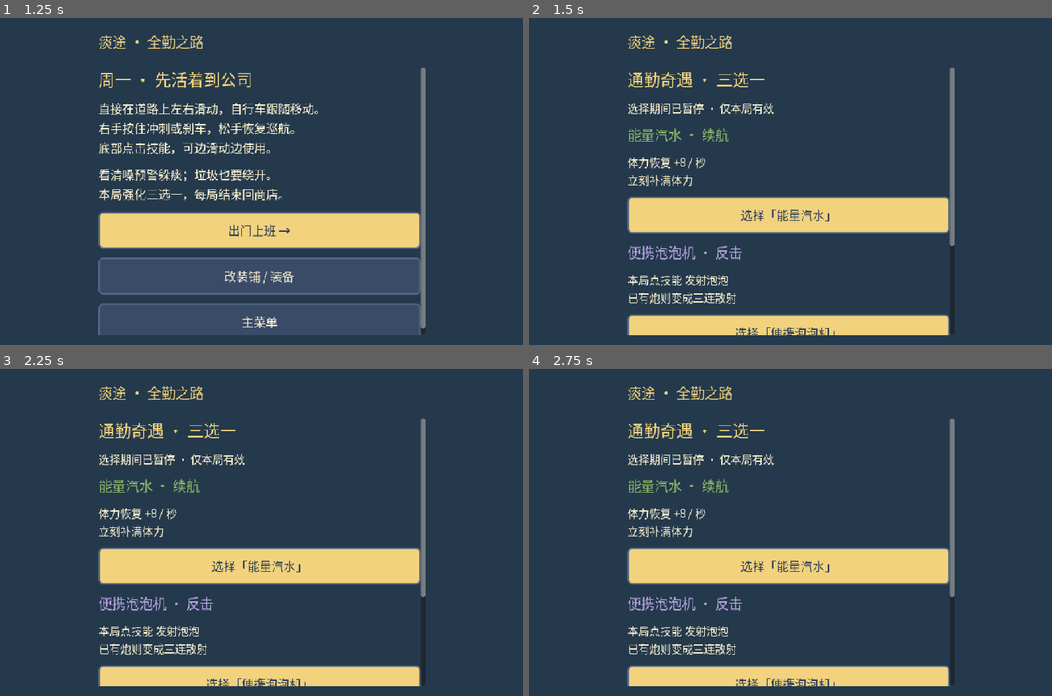
Above: before the commit, frames 1-4 (two rows, left to right).
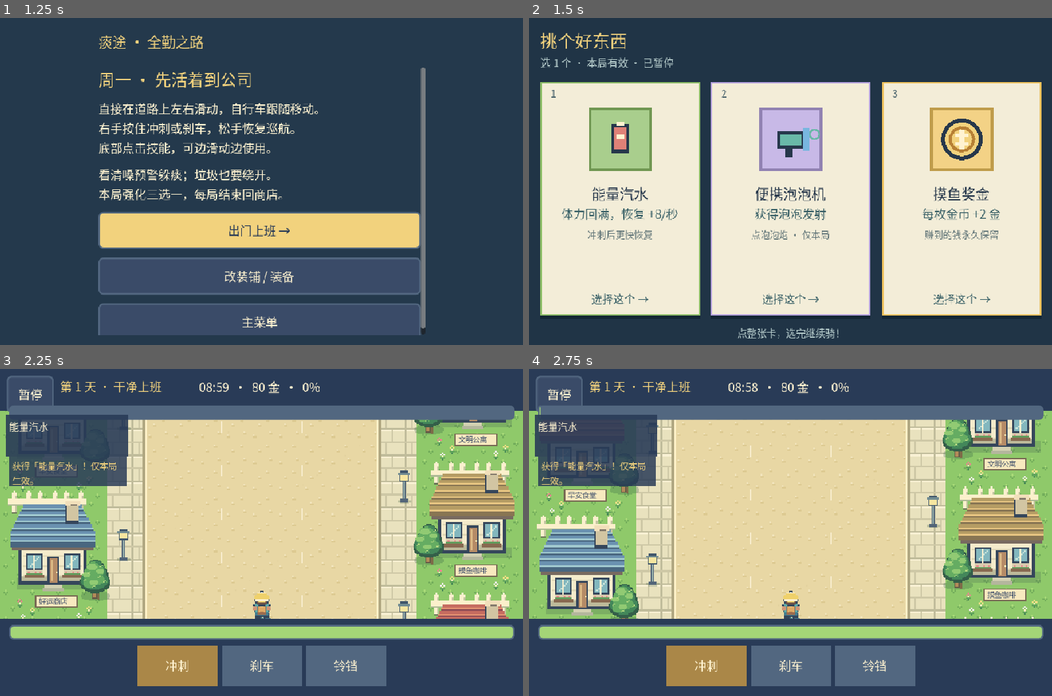
Above: after the commit, the same moments.

Repository: Venomn/tantu-pixel-commute
Game: Godot game, scene res://main.tscn
Same seed, same stepped clock (60 frames per second), same inputs: the game is played once before the commit and once after it.
Inputs (mouse positions are in pixels of both pictures, inside the frame that each line leads up to):
- Up to frame 1 (1.25 s): click "开始" at 0.5 s
- Up to frame 2 (1.5 s): click "出门上班 →" at 1.25 s
- Up to frame 3 (2.25 s): click (88, 548) at 2 s, where only the run after the commit has a clickable "1"
- Up to frame 4 (2.75 s): no input

Frame 1 is identical in both runs. In frame 2, 70% of the frame differs, in the area x 2-98%, y 4-98%; in frame 3, 73%; in frame 4, 73%, in the area x 0-100%, y 2-97%.
Error after the commit: Invalid assignment of property or key 'text' with value of type 'String' on a base object of type 'previously freed'. (res://scripts/mobile_ui.gd:182)

Commit message:
Replace text-heavy perk selection with graphic reward cards

Diff:
--- a/scripts/game.gd
+++ b/scripts/game.gd
@@ -100,6 +100,7 @@
 var safe_top := 0.0
 var safe_bottom := 0.0
 var mobile_view
+var reward_view
 var garage_view
 var layout_size := Vector2i.ZERO
 var web_pause_callback: JavaScriptObject
@@ -144,6 +145,8 @@
 	garage_view=preload("res://scripts/garage_ui.gd").new()
 	add_child(garage_view)
 	garage_view.setup(self)
+	reward_view=preload("res://scripts/reward_ui.gd").new()
+	add_child(reward_view);reward_view.setup(self)
 	get_window().size_changed.connect(func(): call_deferred("update_layout"))
 	update_layout()
 	build_ui()
@@ -262,10 +265,11 @@
 func build_ui() -> void:
 	clear_ui()
 	if garage_view:garage_view.build()
+	if reward_view:reward_view.build()
 	if mobile_view:
 		position_world()
 		mobile_view.build()
-		if mobile or state=="shop": return
+		if mobile or state in ["shop","upgrade"]: return
 	match state:
 		"menu":
 			button("开始", Rect2(56,328,286,52), request_new_game, true)
@@ -300,10 +304,6 @@
 			button("音效：" + ("关" if muted else "开"), Rect2(330,355,145,44), toggle_sound)
 			button("音乐：" + ("开" if music_on else "关"), Rect2(485,355,145,44), toggle_music)
 			button("结束本局 · 回改装铺", Rect2(330,417,300,44), abandon_run)
-		"upgrade":
-			for i in perk_choices.size():
-				var choice := i
-				button("选择  [%d]" % (i+1),Rect2(123+i*244,420,214,46),func(): choose_perk(choice),true)
 
 func toggle_sound() -> void:
 	muted = not muted
@@ -811,7 +811,7 @@
 	draw_rect(Rect2(box.position+Vector2(4,4),box.size-Vector2(8,8)),Color("a2b1bb") if color==CREAM else color.lightened(.2),false,2)
 
 func _draw() -> void:
-	if not font or state=="shop": return
+	if not font or state in ["shop","upgrade"]: return
 	if mobile:
 		if state=="play":draw_world()
 		return
@@ -838,7 +838,6 @@
 			panel(Rect2(265,148,430,345))
 			centered("路边歇一会儿",208,33)
 			centered("时间和危险都暂停了。",252,17)
-		"upgrade": draw_upgrade()
 
 func draw_menu() -> void:
 	rect(0,0,960,600,INK)
@@ -1318,81 +1317,3 @@
 		txt(name+suffix,40,305+row*37,13,CREAM)
 		row+=1
 	txt("结束后清空",29,452,12,Color("a7beb6"))
-
-func draw_upgrade() -> void:
-	panel(Rect2(78,60,804,475),Color("fff3d1"))
-	centered("通勤奇遇",111,34)
-	centered("%s · 三选一" % ("出门的好运气" if perk_stage==1 else "路上的小惊喜"),149,19,TEAL)
-	centered("本局有效 · 选择时已暂停 · 数字 1 / 2 / 3 或点击",179,14,TEAL)
-	for i in perk_choices.size():
-		var id: int = perk_choices[i]
-		var perk: Dictionary = Perks.ITEMS[id]
-		var x := 115+i*244
-		panel(Rect2(x,202,230,276),Color("e8dfc4"))
-		rect(x+6,208,218,32,Color(perk.color))
-		txt(perk.tag+" / 本局强化",x+16,231,14,INK)
-		draw_item_icon(perk.icon,Vector2(x+115,281),1.6)
-		txt(perk.name,x+20,335,25,INK)
-		txt(perk.desc[0],x+20,370,16,INK)
-		txt(perk.desc[1],x+20,396,14,TEAL)
-	centered("局内搭配打法，局外积累装备。每次出门都有新花样。",511,15,TEAL)
-
-func draw_item_icon(id: int, pos: Vector2, zoom := 1.0) -> void:
-	if id==0:
-		draw_coin(pos,zoom)
-		return
-	draw_set_transform(pos,0,Vector2.ONE*zoom)
-	match id:
-		1:
-			for i in 8:
-				var p := Vector2(cos(i*PI/4),sin(i*PI/4))*14
-				rect(p.x-3,p.y-3,6,6,TEAL)
-			draw_arc(Vector2.ZERO,10,0,TAU,12,INK,6)
-			rect(-3,-3,6,6,YELLOW)
-		2:
-			draw_line(Vector2(-16,-11),Vector2(10,-11),INK,6)
-			draw_line(Vector2(8,-11),Vector2(-7,13),TEAL,5)
-			draw_line(Vector2(-7,13),Vector2(-17,15),INK,5)
-			rect(-3,-13,6,6,YELLOW)
-		3:
-			draw_line(Vector2(4,17),Vector2(4,0),INK,4)
-			rect(-12,-16,27,20,INK);rect(-9,-13,21,14,Color("90cfdd"))
-			rect(-6,-11,10,3,CREAM)
-		4:
-			draw_colored_polygon(PackedVector2Array([Vector2(-15,-15),Vector2(15,-15),Vector2(13,7),Vector2(0,19),Vector2(-13,7)]),INK)
-			draw_colored_polygon(PackedVector2Array([Vector2(-11,-11),Vector2(11,-11),Vector2(9,5),Vector2(0,13),Vector2(-9,5)]),Color("78b6df"))
-			rect(-2,-7,4,16,CREAM);rect(-7,-1,14,4,CREAM)
-		5:
-			draw_line(Vector2.ZERO,Vector2(0,16),INK,4)
-			draw_colored_polygon(PackedVector2Array([Vector2(-19,0),Vector2(-12,-13),Vector2(0,-18),Vector2(12,-13),Vector2(19,0)]),RED)
-			draw_line(Vector2(0,-18),Vector2.ZERO,CREAM,3)
-		6:
-			rect(-14,-8,28,17,INK);rect(-11,-5,22,11,TEAL)
-			rect(-6,8,8,10,INK);rect(12,-11,7,23,Color("78b6df"))
-			draw_arc(Vector2(24,-5),5,0,TAU,10,TEAL,2)
-		7:
-			rect(-14,-14,8,27,RED);rect(6,-14,8,27,Color("78b6df"));rect(-14,9,28,8,INK)
-			rect(-14,-15,8,7,CREAM);rect(6,-15,8,7,CREAM)
-		8:
-			draw_line(Vector2(-15,15),Vector2(-6,-2),INK,8)
-			draw_line(Vector2(-6,-2),Vector2(9,-10),YELLOW,7)
-			draw_arc(Vector2(12,-12),9,0,PI*1.5,8,INK,4)
-			rect(-19,12,16,6,TEAL)
-		9:
-			rect(-9,-15,18,29,INK);rect(-6,-12,12,22,RED)
-			rect(-4,-18,8,4,CREAM);rect(-4,-5,8,5,CREAM)
-		10:
-			rect(-12,-7,24,21,CREAM);rect(-11,-23,7,20,CREAM);rect(5,-23,7,20,CREAM)
-			rect(-9,-20,3,12,RED);rect(7,-20,3,12,RED)
-			rect(-7,-2,4,5,INK);rect(4,-2,4,5,INK);rect(-2,5,5,4,RED)
-		11:
-			for i in 3:
-				rect(-19+i*4,-12+i*11,29-i*2,4,TEAL)
-				draw_arc(Vector2(10+i*2,-13+i*11),6,-PI/2,PI/2,8,TEAL,3)
-		12:
-			rect(-12,-16,24,32,INK);rect(-5,-20,10,5,INK);rect(-9,-13,18,26,GREEN)
-			draw_colored_polygon(PackedVector2Array([Vector2(1,-10),Vector2(-6,2),Vector2(0,2),Vector2(-2,12),Vector2(7,-2),Vector2(2,-2)]),CREAM)
-		13:
-			rect(-12,-13,15,27,TEAL);rect(-12,5,30,12,TEAL);rect(-12,14,31,4,INK)
-			rect(-7,-9,9,3,CREAM);rect(-7,-2,9,3,CREAM)
-	draw_set_transform(Vector2.ZERO)
--- a/scripts/mobile_ui.gd
+++ b/scripts/mobile_ui.gd
@@ -81,8 +81,8 @@
 	var old_scroll := scroll.scroll_vertical if is_instance_valid(scroll) and built_state==game.state else 0
 	clear_input();regions.clear();control_labels.clear();scroll=null
 	for child in root.get_children(): root.remove_child(child);child.queue_free()
-	root.visible=game.mobile and game.state!="shop"
-	if not game.mobile or game.state=="shop":return
+	root.visible=game.mobile and game.state not in ["shop","upgrade"]
+	if not game.mobile or game.state in ["shop","upgrade"]:return
 	width=game.get_window().content_scale_size.x;height=game.get_window().content_scale_size.y-game.safe_top-game.safe_bottom
 	root.position=Vector2(0,game.safe_top)
 	root.size=Vector2(width,height);built_state=game.state
@@ -112,15 +112,6 @@
 			action("出门上班 →",list,game.begin_run,true)
 			action("改装铺 / 装备",list,func():game.open_shop("brief"))
 			action("主菜单",list,func():game.change_state("menu"))
-		"upgrade":
-			text_row("通勤奇遇 · 三选一",list,30,Color("f2d27d"))
-			text_row("选择期间已暂停 · 仅本局有效",list,20)
-			for i in game.perk_choices.size():
-				var choice: int = i
-				var item: Dictionary=game.Perks.ITEMS[game.perk_choices[i]]
-				text_row(item.name+" · "+item.tag,list,25,Color(item.color))
-				text_row((item.desc[0]+"\n"+item.desc[1]).replace("按 F","点技能"),list,20)
-				action("选择「"+item.name+"」",list,func():game.choose_perk(choice),true)
 		"pause":
 			text_row("路边歇一会儿",list,32,Color("f2d27d"))
 			text_row("时间和危险都暂停了。",list)
--- a/scripts/perks.gd
+++ b/scripts/perks.gd
@@ -2,13 +2,13 @@
 extends RefCounted
 
 const ITEMS = [
-	{"name":"灵活脚踝", "tag":"走位", "desc":["转向速度 +25%", "更快切进安全车道"], "color":"73cbb5", "max":2, "icon":13},
-	{"name":"能量汽水", "tag":"续航", "desc":["体力恢复 +8 / 秒", "立刻补满体力"], "color":"8cbd67", "max":2, "icon":9},
-	{"name":"防污贴纸", "tag":"保命", "desc":["额外自动挡住一口痰", "用完消失，不挡垃圾"], "color":"78b6df", "max":3, "icon":4},
-	{"name":"摸鱼奖金", "tag":"财富", "desc":["每枚金币额外 +2 金", "本局赚的金币永久保留"], "color":"efc35e", "max":2, "icon":0},
-	{"name":"顺风快递", "tag":"速度", "desc":["巡航 +12，冲刺 +20", "更快抵达打卡终点"], "color":"e9a16d", "max":2, "icon":11},
-	{"name":"幸运口袋", "tag":"吸金", "desc":["自动吸取身边金币", "可与招财磁铁叠加"], "color":"d7ad65", "max":2, "icon":7},
-	{"name":"便携泡泡机", "tag":"反击", "desc":["本局按 F 发射泡泡", "已有炮则变成三连散射"], "color":"b5a2df", "max":1, "icon":6},
-	{"name":"超频电池", "tag":"冷却", "desc":["所有装备冷却缩短20%", "越多装备，越划算"], "color":"f2a4ac", "max":2, "icon":12},
-	{"name":"兔子跳", "tag":"救场", "desc":["自动跳过一次路面垃圾", "次数耗尽后仍要躲避"], "color":"9acbc8", "max":2, "icon":10}
+	{"headline":"转向快 25%", "note":"更灵活地躲开危险", "name":"灵活脚踝", "tag":"走位", "desc":["转向速度 +25%", "更快切进安全车道"], "color":"73cbb5", "max":2, "icon":13},
+	{"headline":"体力回满，恢复 +8/秒", "note":"冲刺后更快恢复", "name":"能量汽水", "tag":"续航", "desc":["体力恢复 +8 / 秒", "立刻补满体力"], "color":"8cbd67", "max":2, "icon":9},
+	{"headline":"自动挡痰 1 次", "note":"一次性 · 不挡垃圾", "name":"防污贴纸", "tag":"保命", "desc":["额外自动挡住一口痰", "用完消失，不挡垃圾"], "color":"78b6df", "max":3, "icon":4},
+	{"headline":"每枚金币 +2 金", "note":"赚到的钱永久保留", "name":"摸鱼奖金", "tag":"财富", "desc":["每枚金币额外 +2 金", "本局赚的金币永久保留"], "color":"efc35e", "max":2, "icon":0},
+	{"headline":"巡航 +12，冲刺 +20", "note":"快点到公司打卡", "name":"顺风快递", "tag":"速度", "desc":["巡航 +12，冲刺 +20", "更快抵达打卡终点"], "color":"e9a16d", "max":2, "icon":11},
+	{"headline":"金币自动飞过来", "note":"可与磁铁叠加", "name":"幸运口袋", "tag":"吸金", "desc":["自动吸取身边金币", "可与招财磁铁叠加"], "color":"d7ad65", "max":2, "icon":7},
+	{"headline":"获得泡泡发射", "note":"仅本局可用", "name":"便携泡泡机", "tag":"反击", "desc":["本局按 F 发射泡泡", "已有炮则变成三连散射"], "color":"b5a2df", "max":1, "icon":6},
+	{"headline":"装备冷却 -20%", "note":"更快再来一发", "name":"超频电池", "tag":"冷却", "desc":["所有装备冷却缩短20%", "越多装备，越划算"], "color":"f2a4ac", "max":2, "icon":12},
+	{"headline":"自动跳过垃圾 1 次", "note":"一次性 · 不能躲痰", "name":"兔子跳", "tag":"救场", "desc":["自动跳过一次路面垃圾", "次数耗尽后仍要躲避"], "color":"9acbc8", "max":2, "icon":10}
 ]
--- /dev/null
+++ b/scripts/reward_art.gd
@@ -0,0 +1,69 @@
+extends Control
+const INK=Color("26374b")
+const CREAM=Color("fff3d1")
+const TEAL=Color("69b8a8")
+const YELLOW=Color("f2d27d")
+const RED=Color("df8177")
+const GREEN=Color("a4d577")
+var id := 0
+func _ready() -> void:mouse_filter=Control.MOUSE_FILTER_IGNORE
+func rect(x: float,y: float,w: float,h: float,color: Color) -> void:draw_rect(Rect2(x,y,w,h),color)
+func _draw() -> void:
+	draw_set_transform(size/2,0,Vector2.ONE*minf(size.x,size.y)/64)
+	if id==0:
+		draw_circle(Vector2.ZERO,21,INK);draw_circle(Vector2.ZERO,17,YELLOW);draw_arc(Vector2.ZERO,12,0,TAU,12,Color("b78035"),3)
+		rect(-3,-10,6,20,CREAM);rect(-7,-6,14,3,CREAM);rect(-7,3,14,3,CREAM)
+		return
+	match id:
+		1:
+			for i in 8:
+				var p := Vector2(cos(i*PI/4),sin(i*PI/4))*14
+				rect(p.x-3,p.y-3,6,6,TEAL)
+			draw_arc(Vector2.ZERO,10,0,TAU,12,INK,6)
+			rect(-3,-3,6,6,YELLOW)
+		2:
+			draw_line(Vector2(-16,-11),Vector2(10,-11),INK,6)
+			draw_line(Vector2(8,-11),Vector2(-7,13),TEAL,5)
+			draw_line(Vector2(-7,13),Vector2(-17,15),INK,5)
+			rect(-3,-13,6,6,YELLOW)
+		3:
+			draw_line(Vector2(4,17),Vector2(4,0),INK,4)
+			rect(-12,-16,27,20,INK);rect(-9,-13,21,14,Color("90cfdd"))
+			rect(-6,-11,10,3,CREAM)
+		4:
+			draw_colored_polygon(PackedVector2Array([Vector2(-15,-15),Vector2(15,-15),Vector2(13,7),Vector2(0,19),Vector2(-13,7)]),INK)
+			draw_colored_polygon(PackedVector2Array([Vector2(-11,-11),Vector2(11,-11),Vector2(9,5),Vector2(0,13),Vector2(-9,5)]),Color("78b6df"))
+			rect(-2,-7,4,16,CREAM);rect(-7,-1,14,4,CREAM)
+		5:
+			draw_line(Vector2.ZERO,Vector2(0,16),INK,4)
+			draw_colored_polygon(PackedVector2Array([Vector2(-19,0),Vector2(-12,-13),Vector2(0,-18),Vector2(12,-13),Vector2(19,0)]),RED)
+			draw_line(Vector2(0,-18),Vector2.ZERO,CREAM,3)
+		6:
+			rect(-14,-8,28,17,INK);rect(-11,-5,22,11,TEAL)
+			rect(-6,8,8,10,INK);rect(12,-11,7,23,Color("78b6df"))
+			draw_arc(Vector2(24,-5),5,0,TAU,10,TEAL,2)
+		7:
+			rect(-14,-14,8,27,RED);rect(6,-14,8,27,Color("78b6df"));rect(-14,9,28,8,INK)
+			rect(-14,-15,8,7,CREAM);rect(6,-15,8,7,CREAM)
+		8:
+			draw_line(Vector2(-15,15),Vector2(-6,-2),INK,8)
+			draw_line(Vector2(-6,-2),Vector2(9,-10),YELLOW,7)
+			draw_arc(Vector2(12,-12),9,0,PI*1.5,8,INK,4)
+			rect(-19,12,16,6,TEAL)
+		9:
+			rect(-9,-15,18,29,INK);rect(-6,-12,12,22,RED)
+			rect(-4,-18,8,4,CREAM);rect(-4,-5,8,5,CREAM)
+		10:
+			rect(-12,-7,24,21,CREAM);rect(-11,-23,7,20,CREAM);rect(5,-23,7,20,CREAM)
+			rect(-9,-20,3,12,RED);rect(7,-20,3,12,RED)
+			rect(-7,-2,4,5,INK);rect(4,-2,4,5,INK);rect(-2,5,5,4,RED)
+		11:
+			for i in 3:
+				rect(-19+i*4,-12+i*11,29-i*2,4,TEAL)
+				draw_arc(Vector2(10+i*2,-13+i*11),6,-PI/2,PI/2,8,TEAL,3)
+		12:
+			rect(-12,-16,24,32,INK);rect(-5,-20,10,5,INK);rect(-9,-13,18,26,GREEN)
+			draw_colored_polygon(PackedVector2Array([Vector2(1,-10),Vector2(-6,2),Vector2(0,2),Vector2(-2,12),Vector2(7,-2),Vector2(2,-2)]),CREAM)
+		13:
+			rect(-12,-13,15,27,TEAL);rect(-12,5,30,12,TEAL);rect(-12,14,31,4,INK)
+			rect(-7,-9,9,3,CREAM);rect(-7,-2,9,3,CREAM)
--- /dev/null
+++ b/scripts/reward_ui.gd
@@ -0,0 +1,64 @@
+extends CanvasLayer
+const Art=preload("res://scripts/reward_art.gd")
+var game
+var root: Control
+var cards: Array[Button]=[]
+func setup(owner_game) -> void:
+	game=owner_game;layer=12;root=Control.new();root.mouse_filter=Control.MOUSE_FILTER_IGNORE;add_child(root)
+func panel(parent: Node,box: Rect2,color: Color) -> ColorRect:
+	var node:=ColorRect.new();node.position=box.position;node.size=box.size;node.color=color;node.mouse_filter=Control.MOUSE_FILTER_IGNORE;parent.add_child(node);return node
+func label(parent: Node,value: String,box: Rect2,font_size: int,color: Color,center := false) -> Label:
+	var node:=Label.new();node.text=value;node.mouse_filter=Control.MOUSE_FILTER_IGNORE
+	node.add_theme_font_override("font",game.font);node.add_theme_font_size_override("font_size",font_size);node.add_theme_color_override("font_color",color)
+	if center:node.horizontal_alignment=HORIZONTAL_ALIGNMENT_CENTER
+	parent.add_child(node);node.position=box.position;node.size=box.size;return node
+func style(fill: Color,border: Color) -> StyleBoxFlat:
+	var result:=StyleBoxFlat.new();result.bg_color=fill;result.border_color=border;result.set_border_width_all(3);return result
+func build() -> void:
+	for child in root.get_children():root.remove_child(child);child.queue_free()
+	cards.clear();root.visible=game.state=="upgrade"
+	if not root.visible:return
+	var size: Vector2=Vector2(game.get_window().content_scale_size)-Vector2(0,game.safe_top+game.safe_bottom)
+	root.position=Vector2(0,game.safe_top);root.size=size
+	panel(root,Rect2(Vector2.ZERO,size),Color("203446"))
+	var portrait:=size.x<700
+	var margin:=20.0
+	var gap:=16.0 if portrait else 20.0
+	var top:=116.0
+	var count: int=game.perk_choices.size()
+	label(root,"挑个好东西",Rect2(margin,16,size.x-140,45),32,Color("f2d27d"))
+	label(root,"选 1 个 · 本局有效 · 已暂停",Rect2(margin,66,size.x-2*margin,32),19,Color("b9cfce"))
+	label(root,"点整张卡，选完继续骑！" if game.mobile else "点击卡片，或按 1 / 2 / 3",Rect2(margin,size.y-38,size.x-2*margin,30),18,Color("b9cfce"),true)
+	if count==0:return
+	var available:=size.y-top-54
+	var card_h:=minf(210,(available-gap*(count-1))/count) if portrait else available
+	var card_w:=size.x-2*margin if portrait else (size.x-2*margin-gap*(count-1))/count
+	var start_y:=top+maxf(0,(available-card_h*count-gap*(count-1))*.3) if portrait else top
+	for i in count:
+		var choice: int=i
+		var id: int=game.perk_choices[i]
+		var item: Dictionary=game.Perks.ITEMS[id]
+		var accent:=Color(item.color)
+		var pos:=Vector2(margin,start_y+i*(card_h+gap)) if portrait else Vector2(margin+i*(card_w+gap),top)
+		panel(root,Rect2(pos+Vector2(0,5),Vector2(card_w,card_h)),Color("132634"))
+		var card:=Button.new();card.position=pos;card.size=Vector2(card_w,card_h);card.focus_mode=Control.FOCUS_NONE
+		card.add_theme_stylebox_override("normal",style(Color("f3edd8"),accent))
+		card.add_theme_stylebox_override("hover",style(Color("fff9e8"),accent.lightened(.25)))
+		card.add_theme_stylebox_override("pressed",style(accent.lightened(.15),Color("fff3d1")))
+		card.pressed.connect(func():game.choose_perk(choice));root.add_child(card);cards.append(card)
+		var icon_box:=Rect2(16,(card_h-96)/2,96,96) if portrait else Rect2((card_w-116)/2,48,116,116)
+		panel(card,icon_box,accent.darkened(.2));panel(card,icon_box.grow(-5),accent.lightened(.25))
+		var art:=Art.new();art.id=item.icon;art.position=icon_box.position;art.size=icon_box.size;card.add_child(art)
+		if not portrait:label(card,str(i+1),Rect2(10,7,28,28),18,Color("49626b"),true)
+		var x:=128.0 if portrait else 14.0
+		var w:=card_w-x-12 if portrait else card_w-28
+		var y: float=(card_h-114)/2 if portrait else 185.0
+		label(card,item.name,Rect2(x,y,w,38),26,Color("26374b"),not portrait)
+		var headline: String=item.headline
+		var note: String=item.note
+		if id==6:
+			if game.equipped.has(6):headline="泡泡升级三连发"
+			note="点泡泡炮 · 仅本局" if game.mobile else "按 F 发射 · 仅本局"
+		label(card,headline,Rect2(x,y+41,w,34),22,Color("365e65"),not portrait)
+		label(card,note,Rect2(x,y+82,w,29),17,Color("607477"),not portrait)
+		if not portrait:label(card,"选择这个 →",Rect2(14,card_h-47,card_w-28,32),20,Color("365e65"),true)
--- a/tests/mobile_tests.gd
+++ b/tests/mobile_tests.gd
@@ -86,7 +86,7 @@
 	check(game.state=="shop" and game.garage_view.root.visible,"mobile settlement opens the scrollable shop")
 	for state in ["menu","help","brief","new_confirm","pause","route","upgrade","shop"]:
 		game.change_state(state)
-		check((game.garage_view.root.visible if state=="shop" else view.built_state==state and view.scroll!=null),"mobile %s has a usable menu"%state)
+		check((game.garage_view.root.visible if state=="shop" else (game.reward_view.root.visible if state=="upgrade" else view.built_state==state and view.scroll!=null)),"mobile %s has a usable menu"%state)
 	root.size=Vector2i(1280,720);game.update_layout();await process_frame
 	check(not game.mobile and not view.root.visible and game.scale==Vector2.ONE,"desktop restores original artwork and controls")
 	print("MOBILE RESULT: %d checks, %d failures"%[checks,failures]);quit(1 if failures else 0)
--- /dev/null
+++ b/tests/render_rewards.gd
@@ -0,0 +1,14 @@
+extends SceneTree
+var game
+func _initialize() -> void:call_deferred("run")
+func capture(name: String) -> void:
+	await process_frame;await process_frame;await RenderingServer.frame_post_draw
+	root.get_texture().get_image().save_png("res://../deliverables/"+name+".png")
+func run() -> void:
+	root.size=Vector2i(390,740)
+	game=load("res://main.tscn").instantiate();game.save_path="user://qa_reward_art.json";root.add_child(game);game.set_process(false);game.muted=true;game.saved={};game.new_game("week");game.begin_run()
+	for group in 3:
+		game.perk_choices.assign([group*3,group*3+1,group*3+2]);game.build_ui();await capture("rewards-group-%d"%group)
+	for viewport in [Vector2i(359,610),Vector2i(320,480),Vector2i(844,390),Vector2i(1280,720)]:
+		root.size=viewport;game.update_layout();await capture("rewards-%dx%d"%[viewport.x,viewport.y])
+	quit()
--- /dev/null
+++ b/tests/reward_tests.gd
@@ -0,0 +1,48 @@
+extends SceneTree
+var game
+var checks:=0
+var failures:=0
+func _initialize() -> void:call_deferred("run")
+func check(ok: bool,message: String) -> void:
+	checks+=1
+	if not ok:failures+=1
+	print(("PASS: " if ok else "FAIL: ")+message)
+func fits(view) -> bool:
+	var bounds:=Rect2(Vector2.ZERO,view.root.size)
+	for card in view.cards:
+		if not bounds.encloses(card.get_rect()):return false
+		for other in view.cards:
+			if other!=card and card.get_rect().grow(5).intersects(other.get_rect()):return false
+		var labels: Array=card.find_children("*","Label",true,false)
+		for l in labels:
+			if not Rect2(Vector2.ZERO,card.size).encloses(l.get_rect()):
+				print("CLIPPED ",l.text,l.get_rect(),card.size);return false
+			for other in labels:
+				if other!=l and other.get_rect().intersects(l.get_rect()):return false
+	for l in view.root.find_children("*","Label",true,false):
+		if l.get_parent()==view.root and not bounds.encloses(l.get_rect()):return false
+	return view.root.find_children("*","ScrollContainer",true,false).is_empty()
+func run() -> void:
+	game=load("res://main.tscn").instantiate();game.save_path="user://qa_rewards.json";root.add_child(game);game.set_process(false);game.muted=true;game.saved={};game.new_game("week")
+	game.begin_run()
+	var view=game.reward_view
+	for viewport in [Vector2i(320,480),Vector2i(359,610),Vector2i(390,740),Vector2i(844,390),Vector2i(667,320),Vector2i(1280,720)]:
+		root.size=viewport;game.update_layout();await process_frame
+		game.safe_top=24 if viewport.x<viewport.y else 0;game.safe_bottom=34;game.build_ui()
+		for group in 3:
+			game.perk_choices.assign([group*3,group*3+1,group*3+2]);game.build_ui();await process_frame;await process_frame
+			check(view.cards.size()==3 and fits(view),"%s reward group %d: three graphic cards and all text fit without scrolling or overlap"%[viewport,group])
+		var before: float=game.elapsed;game._process(.1)
+		check(game.state=="upgrade" and game.elapsed==before,"reward layout pauses gameplay at %s"%viewport)
+	for id in 9:
+		game.reset_perks();game.perk_choices.assign([id]);game.change_state("upgrade")
+		view.cards[0].pressed.emit()
+		check(game.state=="play" and game.perk_level(id)==1 and not view.root.visible,"whole card grants actual perk %d once and resumes"%id)
+		game.choose_perk(0);check(game.perk_level(id)==1,"stale selection cannot duplicate perk %d"%id)
+	game.reset_perks();game.equipped=[6];game.perk_choices.assign([6,0,1]);game.change_state("upgrade")
+	var words: Array[String]=[]
+	for l in view.cards[0].find_children("*","Label",true,false):words.append(l.text)
+	check(words.has("泡泡升级三连发"),"cannon owner sees the actual spread-shot upgrade")
+	var key:=InputEventKey.new();key.pressed=true;key.keycode=KEY_2;game._input(key)
+	check(game.state=="play" and game.perk_level(0)==1,"number shortcut still selects the matching displayed card")
+	print("REWARD RESULT: %d checks, %d failures"%[checks,failures]);quit(1 if failures else 0)
--- a/tools/font_manifest.json
+++ b/tools/font_manifest.json
@@ -1,4 +1,4 @@
 {
-  "characters": "8f79555dc6194ec85e56ab2ea163b30699422c0912370844651a21a427c86fa4",
-  "font": "080f5124c30314efcbb370b553e4929ad28c303140da95d92ce743a891cd4ead"
+  "characters": "5a8a6fac9584ddf35283c10fe2a8be2af1713abb4920a4ab2042c28e2fc06ac4",
+  "font": "d675cfc4e3a6bcbb818d57dcc6d0697d0732a4dd71c368f1c9056dc878133272"
 }
Binary file changed: assets/Chinese.otf
Not shown, added: scripts/reward_art.gd.uid
Not shown, added: scripts/reward_ui.gd.uid
Not shown, added: tests/render_rewards.gd.uid
Not shown, added: tests/reward_tests.gd.uid
Not shown, changed: QA.md
Not shown, changed: docs/index.pck
Not shown, changed: docs/index.pck.gz
